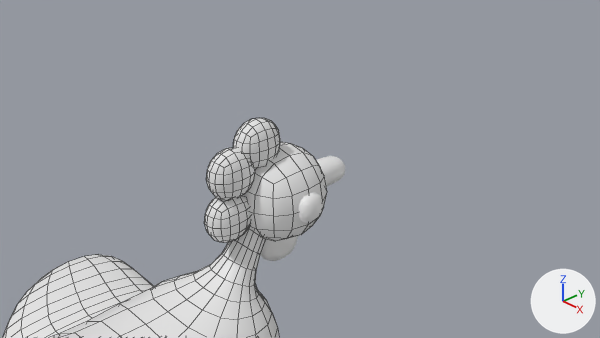
Renders of the Blender file Assets/3DArt/Models/Chickens/smoothchicken.blend from each side of a commit.
The view is the same before and after, from the file's camera 'Camera'. Lighting does not change. The marker at lower right points along +X, +Y and +Z. Mesh edges are drawn as thin lines on the coarser meshes.
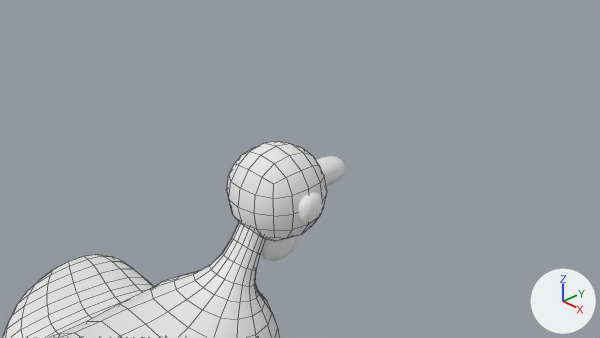
Pixel boxes (x1, y1, x2, y2) of what changed, in the pictures (600 x 338 px):
'Cube.008', deleted: before (206, 148, 255, 200)
'Cube.009', deleted: before (204, 195, 250, 243)
'Cube.007', deleted: before (233, 118, 280, 170)

Patch to the scene script:
```diff
--- a/Assets/3DArt/Models/Chickens/smoothchicken.blend.py
+++ b/Assets/3DArt/Models/Chickens/smoothchicken.blend.py
@@ ob_cube_009 @@
-ob_cube_009 = bpy.data.objects.new('Cube.009', me_cube_019)
-ob_cube_009.location = (-0.27, -1.18, -0.02)
-_m = ob_cube_009.modifiers.new('Subsurf', 'SUBSURF')
-_m.levels = 3
@@ ob_cube_008 @@
-ob_cube_008 = bpy.data.objects.new('Cube.008', me_cube_018)
-ob_cube_008.location = (-0.27, -1.09, 0.72)
-_m = ob_cube_008.modifiers.new('Subsurf', 'SUBSURF')
-_m.levels = 3
@@ ob_cube_007 @@
-ob_cube_007 = bpy.data.objects.new('Cube.007', me_cube_017)
-ob_cube_007.location = (-0.27, -0.54, 1.07)
-_m = ob_cube_007.modifiers.new('Subsurf', 'SUBSURF')
-_m.levels = 3
```
